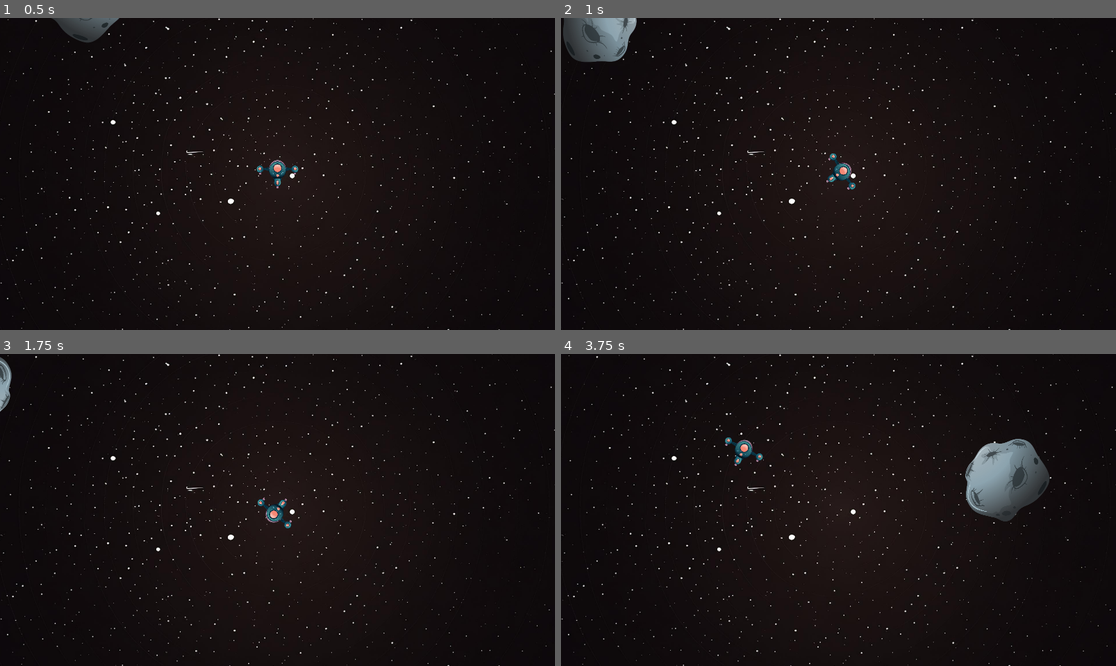
Above: before the commit, frames 1-4 (two rows, left to right).
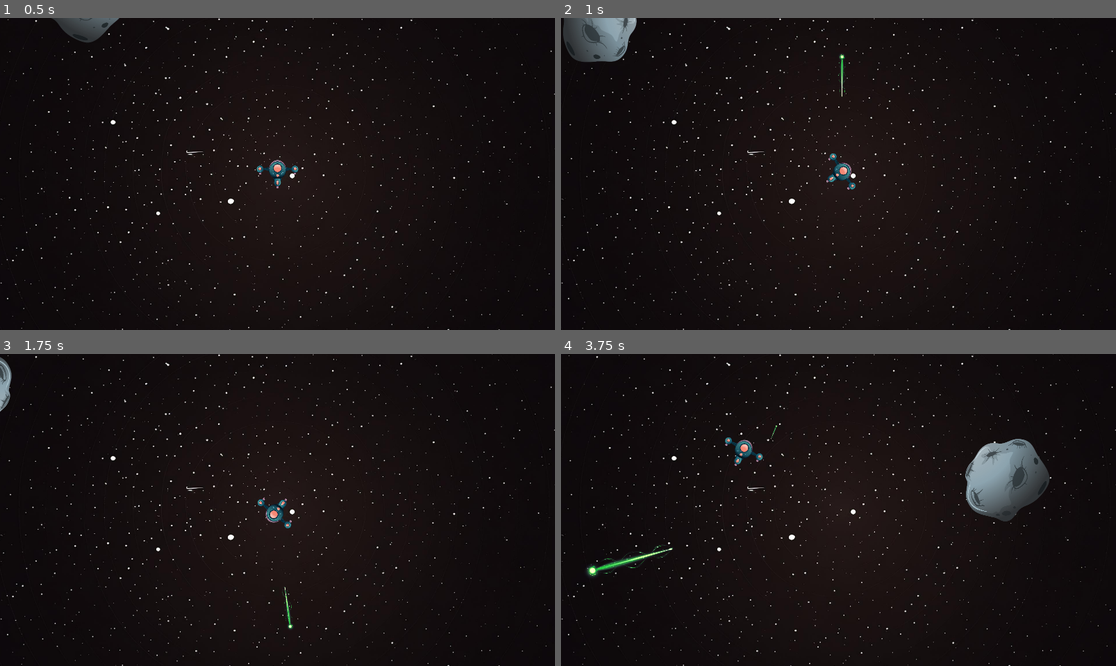
Above: after the commit, the same moments.

Repository: AbdulqadirQ/astroclone
Game: Godot game, scene res://scenes/level.tscn
The game is run twice, just before and just after one commit, with the same random seed, the same clock (stepped at 60 frames per second) and the same inputs.
Inputs (mouse positions are in pixels of both pictures, inside the frame that each line leads up to):
- Up to frame 1 (0.5 s): no input
- Up to frame 2 (1 s): move the mouse to (960, 158) at 0.52 s; hold D (right) from 0.53 s (still down); click (960, 158) at 0.6 s
- Up to frame 3 (1.75 s): move the mouse to (166, 525) at 1.27 s; release D (right) at 1.28 s; hold A (left) from 1.28 s (still down); click (166, 525) at 1.35 s
- Up to frame 4 (3.75 s): move the mouse to (894, 441) at 2.02 s; release A (left) at 2.03 s; hold D (right) 2.03-2.78 s; click (894, 441) at 2.1 s; move the mouse to (810, 572) at 2.77 s; hold W (forward) 2.78-3.53 s; click (810, 572) at 2.85 s; move the mouse to (1005, 556) at 3.52 s; hold A (left) from 3.53 s (still down); click (1005, 556) at 3.6 s

Frame 1 is identical in both runs. In frame 2, less than 0.1% of the frame differs, in the area x 49-52%, y 11-26%; in frame 3, less than 0.1%; in frame 4, 0.3%, in the area x 4-39%, y 22-72%.

Commit message:
Add laser - shoot and angle based on ship pos and rotation

Diff:
--- a/project.godot
+++ b/project.godot
@@ -41,6 +41,12 @@
 "events": [Object(InputEventKey,"resource_local_to_scene":false,"resource_name":"","device":-1,"window_id":0,"alt_pressed":false,"shift_pressed":false,"ctrl_pressed":false,"meta_pressed":false,"pressed":false,"keycode":0,"physical_keycode":68,"key_label":0,"unicode":100,"echo":false,"script":null)
 ]
 }
+shoot={
+"deadzone": 0.5,
+"events": [Object(InputEventMouseButton,"resource_local_to_scene":false,"resource_name":"","device":-1,"window_id":0,"alt_pressed":false,"shift_pressed":false,"ctrl_pressed":false,"meta_pressed":false,"button_mask":1,"position":Vector2(154, 20),"global_position":Vector2(160, 82),"factor":1.0,"button_index":1,"canceled":false,"pressed":true,"double_click":false,"script":null)
+, Object(InputEventKey,"resource_local_to_scene":false,"resource_name":"","device":-1,"window_id":0,"alt_pressed":false,"shift_pressed":false,"ctrl_pressed":false,"meta_pressed":false,"pressed":false,"keycode":0,"physical_keycode":32,"key_label":0,"unicode":32,"echo":false,"script":null)
+]
+}
 
 [layer_names]
 
--- a/scenes/big_meteor_1.tscn
+++ b/scenes/big_meteor_1.tscn
@@ -1,12 +1,12 @@
 [gd_scene load_steps=3 format=3 uid="uid://crsd2bw51wpoi"]
 
 [ext_resource type="Texture2D" uid="uid://c4tg0r4ip0no5" path="res://graphics/meteors/meteor_1.png" id="1_20wvc"]
-[ext_resource type="Script" path="res://scenes/big_meteor_1.gd" id="1_b7o84"]
+[ext_resource type="Script" path="res://scripts/big_meteor_1.gd" id="1_xin2w"]
 
 [node name="Big_Meteor_1" type="StaticBody2D"]
 collision_layer = 4
 collision_mask = 6
-script = ExtResource("1_b7o84")
+script = ExtResource("1_xin2w")
 
 [node name="Sprite2D" type="Sprite2D" parent="."]
 scale = Vector2(0.2, 0.2)
--- /dev/null
+++ b/scenes/laser.tscn
@@ -0,0 +1,21 @@
+[gd_scene load_steps=4 format=3 uid="uid://df761lq1pgtg1"]
+
+[ext_resource type="Texture2D" uid="uid://x6kqtdrvtwtg" path="res://graphics/effects/green_laser.png" id="1_bcveb"]
+[ext_resource type="Script" path="res://scripts/laser.gd" id="1_u8u8b"]
+
+[sub_resource type="CapsuleShape2D" id="CapsuleShape2D_h7cn4"]
+radius = 92.8
+height = 1524.0
+
+[node name="Laser" type="Area2D"]
+rotation = -1.5708
+scale = Vector2(0.2, 0.2)
+script = ExtResource("1_u8u8b")
+
+[node name="Sprite2D" type="Sprite2D" parent="."]
+texture = ExtResource("1_bcveb")
+
+[node name="CollisionShape2D" type="CollisionShape2D" parent="."]
+position = Vector2(-22, 15)
+rotation = 1.5708
+shape = SubResource("CapsuleShape2D_h7cn4")
--- a/scenes/level.tscn
+++ b/scenes/level.tscn
@@ -1,10 +1,12 @@
-[gd_scene load_steps=4 format=3 uid="uid://gka2aedt6rmo"]
+[gd_scene load_steps=5 format=3 uid="uid://gka2aedt6rmo"]
 
 [ext_resource type="Texture2D" uid="uid://otl6l32geiqb" path="res://graphics/background.png" id="1_0qiye"]
+[ext_resource type="Script" path="res://scripts/level.gd" id="1_y66c4"]
 [ext_resource type="PackedScene" uid="uid://bcee62v2t5a0h" path="res://scenes/player.tscn" id="2_i0blb"]
 [ext_resource type="PackedScene" uid="uid://crsd2bw51wpoi" path="res://scenes/big_meteor_1.tscn" id="3_bejqe"]
 
 [node name="Level" type="Node2D"]
+script = ExtResource("1_y66c4")
 
 [node name="Background" type="Sprite2D" parent="."]
 position = Vector2(950, 540)
@@ -16,3 +18,7 @@
 
 [node name="Big_Meteor_1" parent="." instance=ExtResource("3_bejqe")]
 position = Vector2(304, 55)
+
+[node name="Lasers" type="Node2D" parent="."]
+
+[connection signal="laser" from="Player" to="." method="_on_player_laser"]
--- a/scenes/player.tscn
+++ b/scenes/player.tscn
@@ -23,4 +23,7 @@
 scale = Vector2(0.2, 0.2)
 polygon = PackedVector2Array(-5, -245, -40, -241, -85, -220, -122, -179, -141, -141, -146, -118, -242, -104, -260, -135 …(584 unchanged characters)…
 
+[node name="LaserStartPos" type="Marker2D" parent="."]
+position = Vector2(0, -50)
+
 [connection signal="body_entered" from="." to="." method="_on_body_entered"]
--- /dev/null
+++ b/scripts/laser.gd
@@ -0,0 +1,11 @@
+extends Area2D
+
+@export var speed := 800
+
+func _ready():
+	var tween = create_tween()
+	tween.tween_property($Sprite2D, 'scale', Vector2(1,1), 0.8).from(Vector2(0,0))
+
+func _process(delta):
+	var angle = rotation
+	position -= Vector2(sin(-angle-1.60), cos(-angle-1.60)) * speed * delta
--- /dev/null
+++ b/scripts/level.gd
@@ -0,0 +1,17 @@
+extends Node2D
+
+var laser_scene: PackedScene = load("res://scenes/laser.tscn")
+
+
+func _ready():
+	pass # Replace with function body.
+
+
+func _process(delta):
+	pass
+
+func _on_player_laser(pos, ship_rotation):
+	var laser = laser_scene.instantiate()
+	$Lasers.add_child(laser)
+	laser.position = pos
+	laser.rotation = ship_rotation - 1.6
--- a/scripts/player.gd
+++ b/scripts/player.gd
@@ -9,10 +9,17 @@
 
 var screen_size = null
 
+signal laser(pos)
+
 # Called when the node enters the scene tree for the first time.
 func _ready():
 	screen_size = get_viewport_rect().size
 	position = Vector2(960,540)
+
+func _process(_delta):
+	if Input.is_action_just_pressed("shoot"):
+		laser.emit($LaserStartPos.global_position, rotation)
+		print("shooting")
 
 func _integrate_forces(_state):
 	gravity_scale = GRAVITY
Binary file added: graphics/effects/green_explosion_1.png
Not shown, added: graphics/effects/green_explosion_1.png.import
Binary file added: graphics/effects/green_explosion_2.png
Not shown, added: graphics/effects/green_explosion_2.png.import
Binary file added: graphics/effects/green_explosion_3.png
Not shown, added: graphics/effects/green_explosion_3.png.import
Binary file added: graphics/effects/green_explosion_4.png
Not shown, added: graphics/effects/green_explosion_4.png.import
Binary file added: graphics/effects/green_laser.png
Not shown, added: graphics/effects/green_laser.png.import
Renamed: scenes/big_meteor_1.gd -> scripts/big_meteor_1.gd
